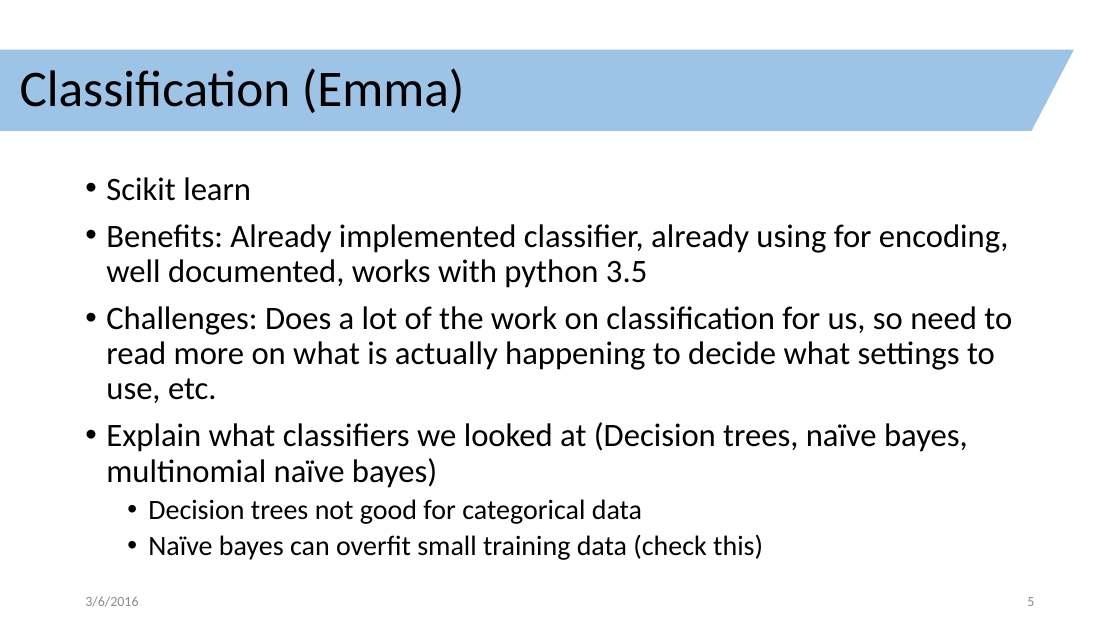
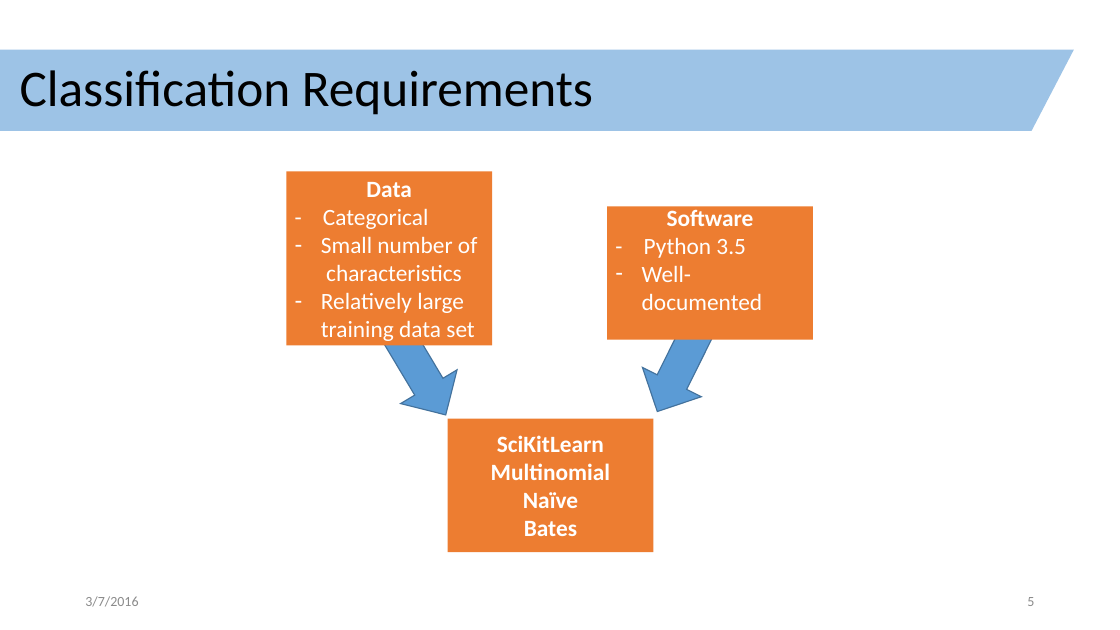
Before and after one commit to clarka34/exploringShipLogbooks, a slide deck: slide 5 of technology_review/technology_review.pptx. Drawn at 1120x630 pixels with LibreOffice and Linux fonts; fonts in the diff are those of the drawing. Boxes give left, top, right and bottom in pixels: in the first picture for what was removed or moved away, otherwise in the second. Text is boxed around its words. In the diff, an @@ line names an element or a change of style, - is before the commit and + after.

Commit message:
added draft classification slides

```diff
--- a/technology_review/technology_review.pptx
+++ b/technology_review/technology_review.pptx
@@ title at box(20, 70, 593, 115): text changed @@
-Classification (Emma)
+Classification Requirements
@@ text removed at box(106, 177, 1012, 560) @@
-• Scikit learn
-• Benefits: Already implemented classifier, already using for encoding, well documented, works with python 3.5
-• Challenges: Does a lot of the work on classification for us, so need to read more on what is actually happening to decide what settings to use, etc.
-• Explain what classifiers we looked at (Decision trees, naïve bayes, multinomial naïve bayes)
-  • Decision trees not good for categorical data
-  • Naïve bayes can overfit small training data (check this)
@@ group added at box(287, 171, 813, 553): 3 rectangles, 2 right arrows @@
+Data
+- Categorical
+– Small number of characteristics
+– Relatively large training data set
+Software
+- Python 3.5
+– Well-documented
+SciKitLearn
+Multinomial
+Naïve
+Bates
@@ text at box(85, 596, 138, 607): text changed @@
-3/6/2016
+3/7/2016
```
Also in this commit, not shown: 5 other slides changed, 4 slides added.
